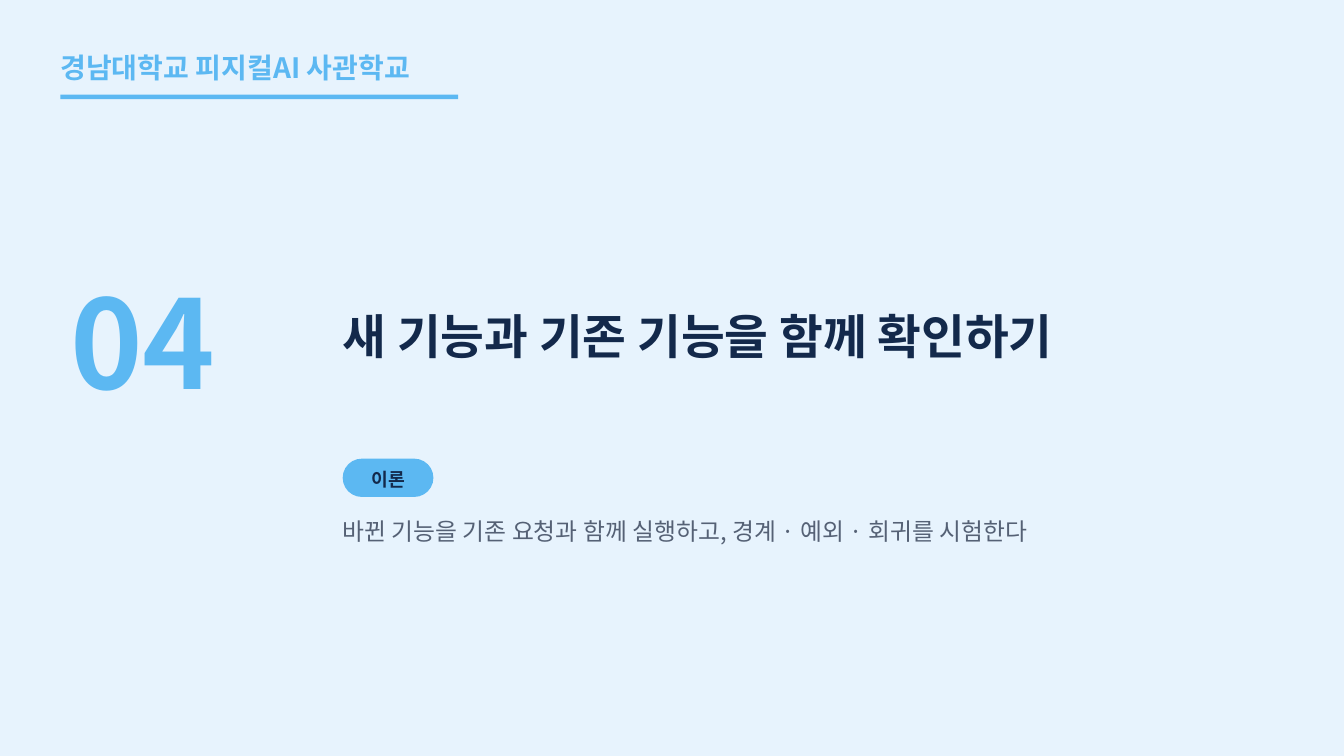
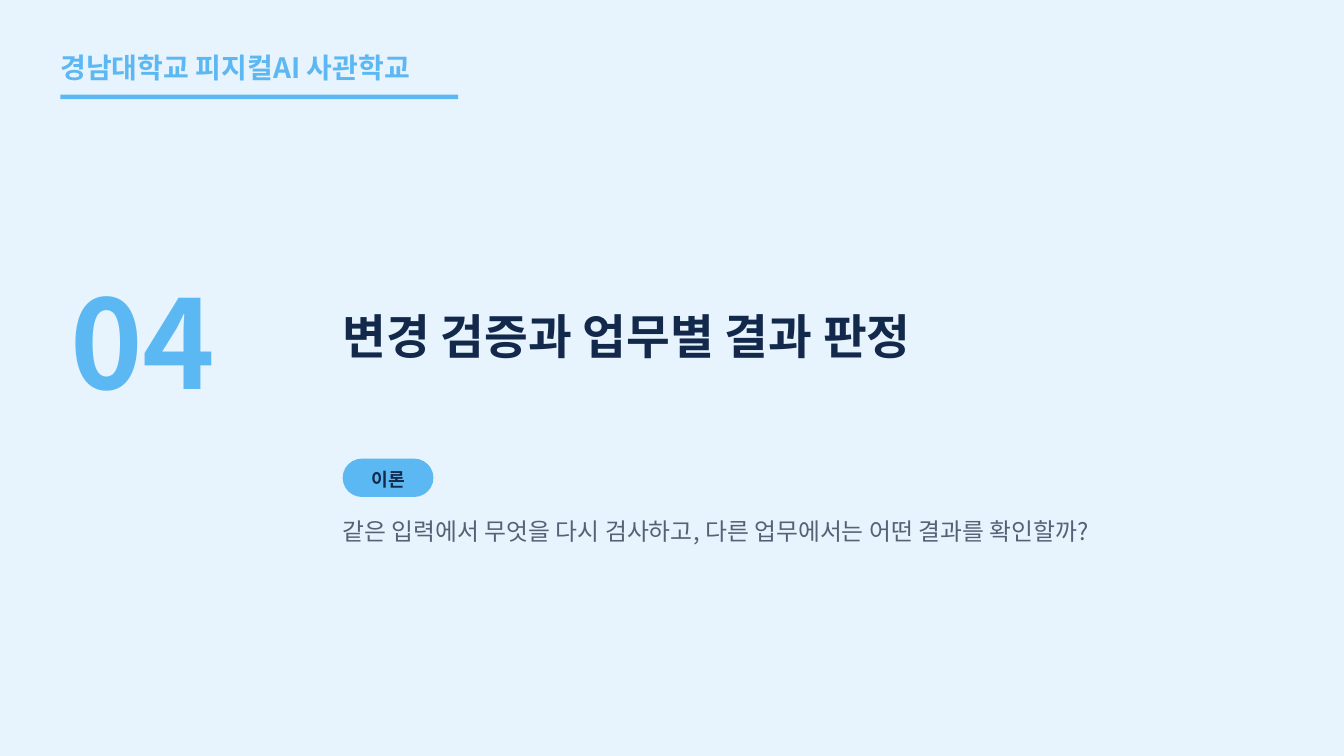
Before and after one commit to uengine-oss/hyd-iot-edu, a slide deck: slide 23 of workspace/강의제작/산출물/통합반/이론_오프라인/07회차/통합반_오프라인_07회차.pptx. Drawn at 1344x756 pixels with LibreOffice and Linux fonts; fonts in the diff are those of the drawing. Boxes give left, top, right and bottom in pixels: in the first picture for what was removed or moved away, otherwise in the second. Text is boxed around its words. In the diff, an @@ line names an element or a change of style, - is before the commit and + after.

Commit message:
통합반 7회차 현장 23~31장 변경 검증·업무 적용과 복습 확정

```diff
--- a/workspace/강의제작/산출물/통합반/이론_오프라인/07회차/통합반_오프라인_07회차.pptx
+++ b/workspace/강의제작/산출물/통합반/이론_오프라인/07회차/통합반_오프라인_07회차.pptx
@@ text at [343,314,911,359]: text changed @@
-새 기능과 기존 기능을 함께 확인하기
+변경 검증과 업무별 결과 판정
@@ text at [343,520,1089,544]: text changed @@
-바뀐 기능을 기존 요청과 함께 실행하고, 경계 · 예외 · 회귀를 시험한다
+같은 입력에서 무엇을 다시 검사하고, 다른 업무에서는 어떤 결과를 확인할까?
```
Also in this commit, not shown: 5 other slides changed, 3 slides added, 3 slides removed, 10 other files.
